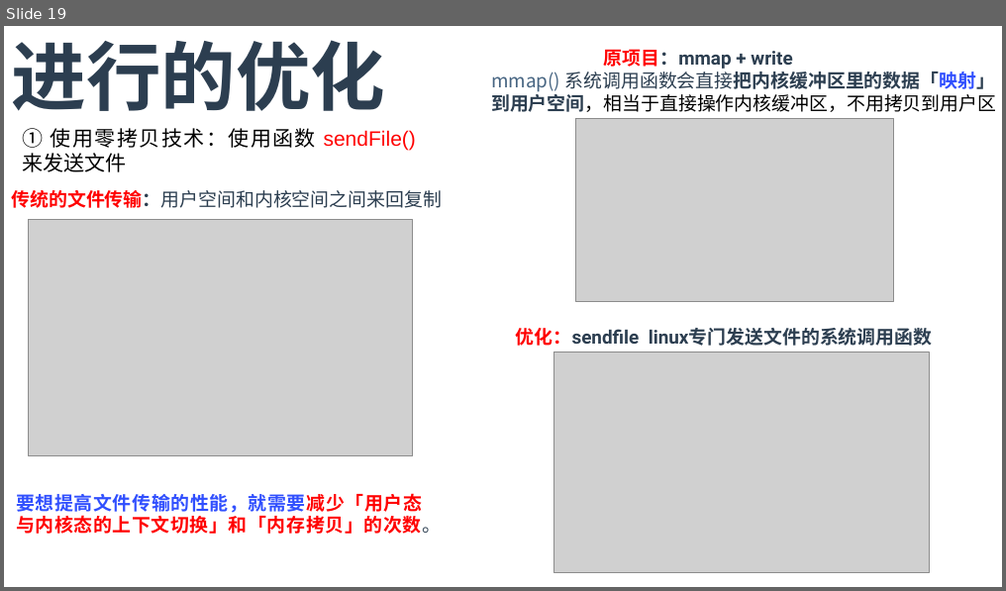
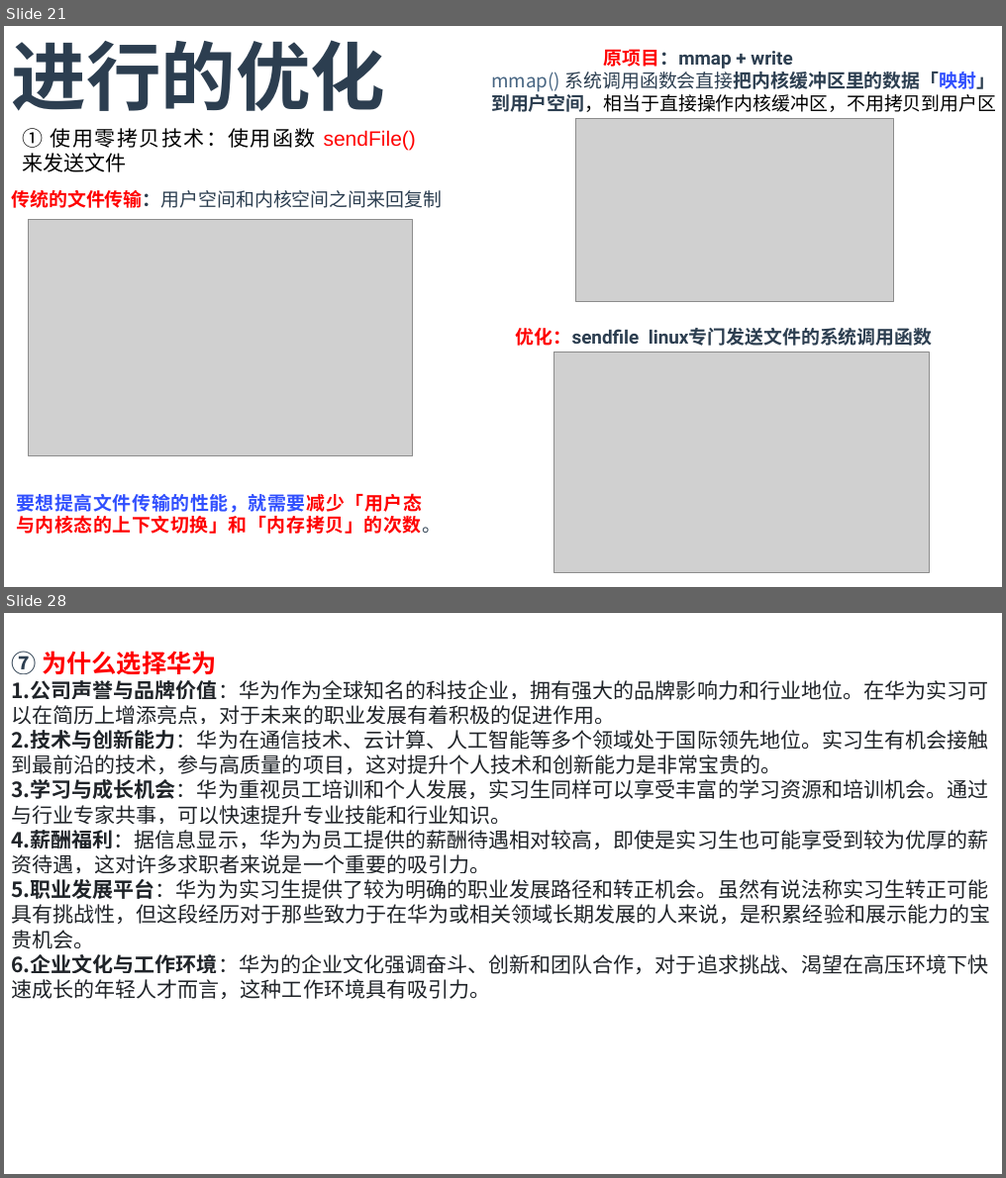
Before and after one commit to T0kisaki-Kurumi/LeetCode, a slide deck: 实习/面试.pptx. Shown one above the other, each under a label of ours: slide 19 before the commit, slides 21 and 28 after it; the slides between them are not shown. The pictures are 1006x591 and 1006x1178 pixels, drawn with LibreOffice and Linux fonts; fonts in the diff are those of the drawing; grey boxes stand for pictures. Boxes give left, top, right and bottom in pixels: in the first picture for what was removed or moved away, otherwise in the second. Text is boxed around its words. In the diff, an @@ line names an element or a change of style, - is before the commit and + after.

```diff
--- a/实习/面试.pptx
+++ b/实习/面试.pptx
@@ slide 28 added at (4, 613, 1002, 1174), background #FFFFFF @@
@@ text added at (11, 651, 990, 999), 20 pt, text #1F2328 @@
+⑦ 为什么选择华为
+1. 公司声誉与品牌价值：华为作为全球知名的科技企业，拥有强大的品牌影响力和行业地位。在华为实习可以在简历上增添亮点，对于未来的职业发展有着积极的促进作用。
+2. 技术与创新能力：华为在通信技术、云计算、人工智能等多个领域处于国际领先地位。实习生有机会接触到最前沿的技术，参与高质量的项目，这对提升个人技术和创新能力是非常宝贵的。
+3. 学习与成长机会：华为重视员工培训和个人发展，实习生同样可以享受丰富的学习资源和培训机会。通过与行业专家共事，可以快速提升专业技能和行业知识。
+4. 薪酬福利：据信息显示，华为为员工提供的薪酬待遇相对较高，即使是实习生也可能享受到较为优厚的薪资待遇，这对许多求职者来说是一个重要的吸引力。
+5. 职业发展平台：华为为实习生提供了较为明确的职业发展路径和转正机会。虽然有说法称实习生转正可能具有挑战性，但这段经历对于那些致力于在华为或相关领域长期发展的人来说，是积累经验和展示能力的宝贵机会。
+6. 企业文化与工作环境：华为的企业文化强调奋斗、创新和团队合作，对于追求挑战、渴望在高压环境下快速成长的年轻人才而言，这种工作环境具有吸引力。
@@ what was slide 19 is now slide 21 @@
```
Also in this commit, not shown: 2 slides changed, 10 other slides added, 5 other files.
